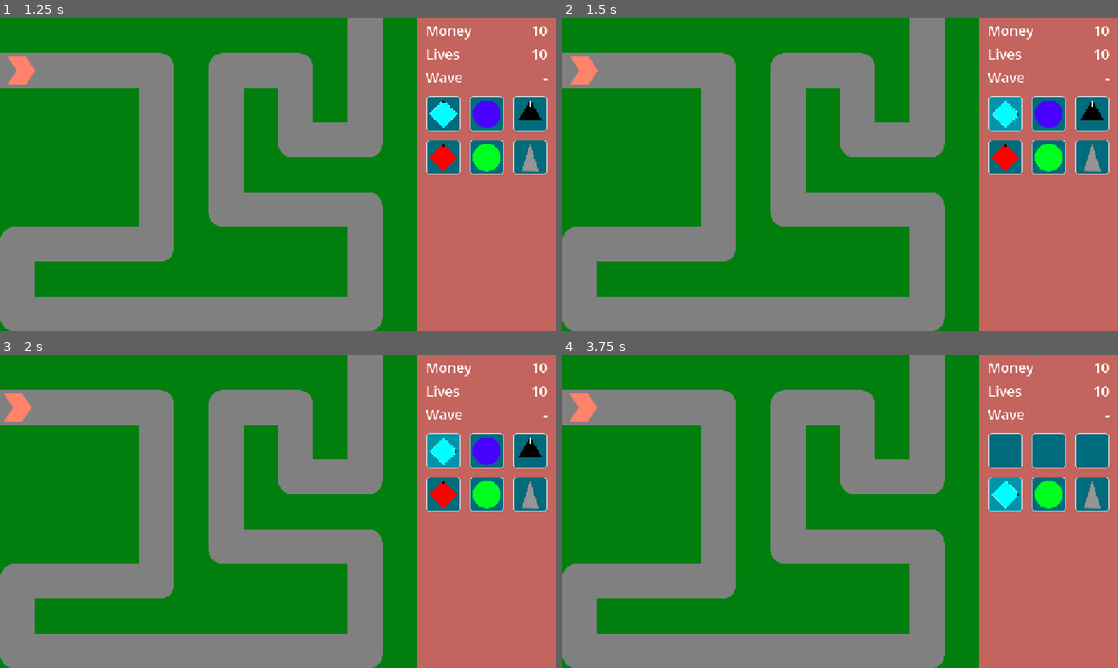
Above: before the commit, frames 1-4 (two rows, left to right).
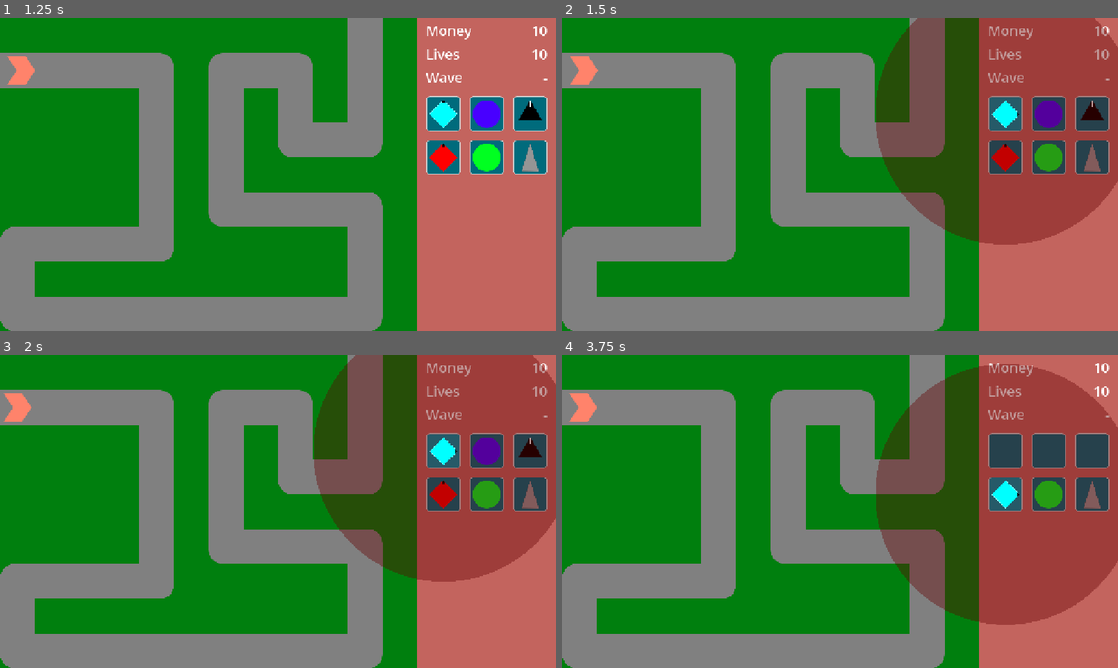
Above: after the commit, the same moments.

Repository: phrasmotica/godot-tower-defence
Game: Godot game, scene res://scenes/game.tscn
The game is run twice, just before and just after one commit, with the same random seed, the same clock (stepped at 60 frames per second) and the same inputs.
Inputs (mouse positions are in pixels of both pictures, inside the frame that each line leads up to):
- Up to frame 1 (1.25 s): click "Play path 0" at 0.5 s
- Up to frame 2 (1.5 s): click (1006, 115) at 1.25 s
- Up to frame 3 (2 s): no input
- Up to frame 4 (3.75 s): click (1051, 452) at 2 s; click (1090, 452) at 2.75 s; click (1006, 492) at 3.5 s

Frame 1 is identical in both runs. In frame 2, 27% of the frame differs, in the area x 56-100%, y 0-73%; in frame 3, 27%; in frame 4, 30%, in the area x 56-100%, y 2-87%.

Commit message:
Create script for handling a tower's appearance

Diff:
--- a/scenes/towers/cannon_tower.tscn
+++ b/scenes/towers/cannon_tower.tscn
@@ -1,7 +1,8 @@
-[gd_scene load_steps=18 format=3 uid="uid://8o1qoddn66j5"]
+[gd_scene load_steps=19 format=3 uid="uid://8o1qoddn66j5"]
 
 [ext_resource type="Script" uid="uid://dsyhra1vf5k8x" path="res://scenes/towers/tower.gd" id="1_bjpxi"]
 [ext_resource type="PackedScene" uid="uid://dv3r5r2fd58hf" path="res://scenes/towers/components/tower_selection.tscn" id="2_itrc6"]
+[ext_resource type="Script" uid="uid://dr5wh2umvo374" path="res://scenes/towers/tower/tower_appearance.gd" id="2_rqm4h"]
 [ext_resource type="PackedScene" uid="uid://bsqy7xfg6a4le" path="res://scenes/towers/components/tower_progress_bars.tscn" id="3_xd60m"]
 [ext_resource type="PackedScene" uid="uid://ct2i4k8jry8hy" path="res://scenes/towers/components/visualiser.tscn" id="4_u4erw"]
 [ext_resource type="Script" uid="uid://cl1mdbfndxx2t" path="res://scenes/towers/tower_level_manager.gd" id="5_3jave"]
@@ -103,6 +104,14 @@
 tower_description = "Fires cannonballs, which affect all enemies in an area."
 price = 4
 
+[node name="Appearance" type="Node2D" parent="." node_paths=PackedStringArray("selection", "visualiser", "level_manager", "animation_player")]
+unique_name_in_owner = true
+script = ExtResource("2_rqm4h")
+selection = NodePath("../Selection")
+visualiser = NodePath("../Visualiser")
+level_manager = NodePath("../Levels")
+animation_player = NodePath("../AnimationPlayer")
+
 [node name="Selection" parent="." instance=ExtResource("2_itrc6")]
 
 [node name="CollisionArea" type="Area2D" parent="."]
--- a/scenes/towers/gun_tower.tscn
+++ b/scenes/towers/gun_tower.tscn
@@ -1,6 +1,7 @@
-[gd_scene load_steps=25 format=3 uid="uid://bm6ytyxvbceh0"]
+[gd_scene load_steps=26 format=3 uid="uid://bm6ytyxvbceh0"]
 
 [ext_resource type="Script" uid="uid://dsyhra1vf5k8x" path="res://scenes/towers/tower.gd" id="1_v8t2a"]
+[ext_resource type="Script" uid="uid://dr5wh2umvo374" path="res://scenes/towers/tower/tower_appearance.gd" id="2_8tvig"]
 [ext_resource type="PackedScene" uid="uid://dv3r5r2fd58hf" path="res://scenes/towers/components/tower_selection.tscn" id="2_nytid"]
 [ext_resource type="PackedScene" uid="uid://bsqy7xfg6a4le" path="res://scenes/towers/components/tower_progress_bars.tscn" id="3_xlhsu"]
 [ext_resource type="Script" uid="uid://cl1mdbfndxx2t" path="res://scenes/towers/tower_level_manager.gd" id="4_4tss6"]
@@ -149,6 +150,14 @@
 tower_description = "Shoots simple bullets at enemies."
 price = 2
 
+[node name="Appearance" type="Node2D" parent="." node_paths=PackedStringArray("selection", "visualiser", "level_manager", "animation_player")]
+unique_name_in_owner = true
+script = ExtResource("2_8tvig")
+selection = NodePath("../Selection")
+visualiser = NodePath("../Visualiser")
+level_manager = NodePath("../Levels")
+animation_player = NodePath("../AnimationPlayer")
+
 [node name="Selection" parent="." instance=ExtResource("2_nytid")]
 
 [node name="CollisionArea" type="Area2D" parent="."]
--- a/scenes/towers/machine_gun_tower.tscn
+++ b/scenes/towers/machine_gun_tower.tscn
@@ -1,6 +1,7 @@
-[gd_scene load_steps=18 format=3 uid="uid://dhsqr00mauv38"]
+[gd_scene load_steps=19 format=3 uid="uid://dhsqr00mauv38"]
 
 [ext_resource type="Script" uid="uid://dsyhra1vf5k8x" path="res://scenes/towers/tower.gd" id="1_15oo1"]
+[ext_resource type="Script" uid="uid://dr5wh2umvo374" path="res://scenes/towers/tower/tower_appearance.gd" id="2_xldjn"]
 [ext_resource type="PackedScene" uid="uid://dv3r5r2fd58hf" path="res://scenes/towers/components/tower_selection.tscn" id="2_y85yk"]
 [ext_resource type="PackedScene" uid="uid://bsqy7xfg6a4le" path="res://scenes/towers/components/tower_progress_bars.tscn" id="3_f6hg6"]
 [ext_resource type="PackedScene" uid="uid://ct2i4k8jry8hy" path="res://scenes/towers/components/visualiser.tscn" id="4_amb7d"]
@@ -115,6 +116,14 @@
 tower_description = "Fires bullets really fast!"
 price = 6
 
+[node name="Appearance" type="Node2D" parent="." node_paths=PackedStringArray("selection", "visualiser", "level_manager", "animation_player")]
+unique_name_in_owner = true
+script = ExtResource("2_xldjn")
+selection = NodePath("../Selection")
+visualiser = NodePath("../Visualiser")
+level_manager = NodePath("../Levels")
+animation_player = NodePath("../AnimationPlayer")
+
 [node name="Selection" parent="." instance=ExtResource("2_y85yk")]
 
 [node name="CollisionArea" type="Area2D" parent="."]
--- a/scenes/towers/poison_tower.tscn
+++ b/scenes/towers/poison_tower.tscn
@@ -1,7 +1,8 @@
-[gd_scene load_steps=25 format=3 uid="uid://ba7v8p4mq36wb"]
+[gd_scene load_steps=26 format=3 uid="uid://ba7v8p4mq36wb"]
 
 [ext_resource type="Script" uid="uid://dsyhra1vf5k8x" path="res://scenes/towers/tower.gd" id="1_8s1qd"]
 [ext_resource type="PackedScene" uid="uid://dv3r5r2fd58hf" path="res://scenes/towers/components/tower_selection.tscn" id="2_bftvf"]
+[ext_resource type="Script" uid="uid://dr5wh2umvo374" path="res://scenes/towers/tower/tower_appearance.gd" id="2_u706d"]
 [ext_resource type="PackedScene" uid="uid://bsqy7xfg6a4le" path="res://scenes/towers/components/tower_progress_bars.tscn" id="3_k0da5"]
 [ext_resource type="PackedScene" uid="uid://ct2i4k8jry8hy" path="res://scenes/towers/components/visualiser.tscn" id="4_71qj7"]
 [ext_resource type="Script" uid="uid://cl1mdbfndxx2t" path="res://scenes/towers/tower_level_manager.gd" id="5_aaghm"]
@@ -148,6 +149,14 @@
 tower_description = "Inflicts gradual poison damage over time."
 price = 4
 
+[node name="Appearance" type="Node2D" parent="." node_paths=PackedStringArray("selection", "visualiser", "level_manager", "animation_player")]
+unique_name_in_owner = true
+script = ExtResource("2_u706d")
+selection = NodePath("../Selection")
+visualiser = NodePath("../Visualiser")
+level_manager = NodePath("../Levels")
+animation_player = NodePath("../AnimationPlayer")
+
 [node name="Selection" parent="." instance=ExtResource("2_bftvf")]
 
 [node name="CollisionArea" type="Area2D" parent="."]
--- a/scenes/towers/slow_tower.tscn
+++ b/scenes/towers/slow_tower.tscn
@@ -1,7 +1,8 @@
-[gd_scene load_steps=26 format=3 uid="uid://b8qu4bxbhapgl"]
+[gd_scene load_steps=27 format=3 uid="uid://b8qu4bxbhapgl"]
 
 [ext_resource type="Script" uid="uid://dsyhra1vf5k8x" path="res://scenes/towers/tower.gd" id="1_c2mwh"]
 [ext_resource type="PackedScene" uid="uid://dv3r5r2fd58hf" path="res://scenes/towers/components/tower_selection.tscn" id="2_qx8bf"]
+[ext_resource type="Script" uid="uid://dr5wh2umvo374" path="res://scenes/towers/tower/tower_appearance.gd" id="2_u61i6"]
 [ext_resource type="PackedScene" uid="uid://bsqy7xfg6a4le" path="res://scenes/towers/components/tower_progress_bars.tscn" id="3_r7mld"]
 [ext_resource type="PackedScene" uid="uid://ct2i4k8jry8hy" path="res://scenes/towers/components/visualiser.tscn" id="4_pmf8q"]
 [ext_resource type="Script" uid="uid://cl1mdbfndxx2t" path="res://scenes/towers/tower_level_manager.gd" id="5_t5pdt"]
@@ -150,6 +151,14 @@
 tower_description = "Slows enemy movement speed temporarily."
 price = 3
 
+[node name="Appearance" type="Node2D" parent="." node_paths=PackedStringArray("selection", "visualiser", "level_manager", "animation_player")]
+unique_name_in_owner = true
+script = ExtResource("2_u61i6")
+selection = NodePath("../Selection")
+visualiser = NodePath("../Visualiser")
+level_manager = NodePath("../Levels")
+animation_player = NodePath("../AnimationPlayer")
+
 [node name="Selection" parent="." instance=ExtResource("2_qx8bf")]
 
 [node name="CollisionArea" type="Area2D" parent="."]
--- a/scenes/towers/sniper_tower.tscn
+++ b/scenes/towers/sniper_tower.tscn
@@ -1,6 +1,7 @@
-[gd_scene load_steps=17 format=3 uid="uid://dgqvlr3p36r22"]
+[gd_scene load_steps=18 format=3 uid="uid://dgqvlr3p36r22"]
 
 [ext_resource type="Script" uid="uid://dsyhra1vf5k8x" path="res://scenes/towers/tower.gd" id="1_ta74e"]
+[ext_resource type="Script" uid="uid://dr5wh2umvo374" path="res://scenes/towers/tower/tower_appearance.gd" id="2_07j61"]
 [ext_resource type="PackedScene" uid="uid://dv3r5r2fd58hf" path="res://scenes/towers/components/tower_selection.tscn" id="2_pmdjk"]
 [ext_resource type="PackedScene" uid="uid://bsqy7xfg6a4le" path="res://scenes/towers/components/tower_progress_bars.tscn" id="3_8t556"]
 [ext_resource type="PackedScene" uid="uid://ct2i4k8jry8hy" path="res://scenes/towers/components/visualiser.tscn" id="4_s7iwo"]
@@ -100,6 +101,15 @@
 price = 5
 firing_line = NodePath("Levels/FiringLine")
 
+[node name="Appearance" type="Node2D" parent="." node_paths=PackedStringArray("selection", "visualiser", "level_manager", "animation_player")]
+unique_name_in_owner = true
+position = Vector2(-32, -32)
+script = ExtResource("2_07j61")
+selection = NodePath("../Selection")
+visualiser = NodePath("../Visualiser")
+level_manager = NodePath("../Levels")
+animation_player = NodePath("../AnimationPlayer")
+
 [node name="Selection" parent="." instance=ExtResource("2_pmdjk")]
 
 [node name="CollisionArea" type="Area2D" parent="."]
--- a/scenes/towers/tower.gd
+++ b/scenes/towers/tower.gd
@@ -20,17 +20,18 @@
 var firing_line: FiringLine
 
 @onready
+var appearance: TowerAppearance = %Appearance
+
+@onready
 var collision_area: Area2D = %CollisionArea
 
 @onready var selection: TowerSelection = $Selection
-@onready var visualiser: TowerVisualiser = $Visualiser
 @onready var progress_bars: TowerProgressBars = $ProgressBars
 @onready var levels_node: TowerLevelManager = $Levels
 @onready var animation_player: AnimationPlayer = $AnimationPlayer
 @onready var barrel: GunBarrel = $Barrel
 
 var path_manager: PathManager
-var is_selected = false
 
 var _state_factory := TowerStateFactory.new()
 var _current_state: TowerState = null
@@ -47,10 +48,10 @@
 	_current_state.setup(
 		self,
 		state_data,
+		appearance,
 		collision_area,
 		levels_node,
 		selection,
-		visualiser,
 		progress_bars,
 		path_manager,
 		barrel,
@@ -71,18 +72,16 @@
 func is_upgrading() -> bool:
 	return _current_state != null and _current_state.is_upgrading()
 
-func set_disabled():
+func set_disabled() -> void:
 	switch_state(State.DISABLED)
 
 func select() -> void:
-	selection.selection_visible = true
-	visualiser.show_range()
-	is_selected = true
+	if _current_state != null and _current_state.can_be_selected():
+		_current_state.select()
 
 func deselect() -> void:
-	selection.selection_visible = false
-	visualiser.hide_range()
-	is_selected = false
+	if _current_state != null and _current_state.can_be_selected():
+		_current_state.deselect()
 
 func set_target_mode(index: int):
 	target_mode = index as TargetMode
@@ -101,9 +100,3 @@
 
 func upgrade(index: int) -> void:
 	switch_state(State.UPGRADING, TowerStateData.build().with_upgrade_index(index))
-
-func adjust_range(projectile_range: float):
-	visualiser.radius = projectile_range
-
-	levels_node.level_adjust_range(projectile_range)
-	levels_node.level_adjust_effect_range(projectile_range)
--- a/scenes/towers/tower/states/tower_state.gd
+++ b/scenes/towers/tower/states/tower_state.gd
@@ -5,9 +5,9 @@
 
 var _tower: Tower = null
 var _state_data: TowerStateData = null
+var _appearance: TowerAppearance = null
 var _collision_area: Area2D = null
 var _selection: TowerSelection = null
-var _visualiser: TowerVisualiser = null
 var _level_manager: TowerLevelManager = null
 var _progress_bars: TowerProgressBars = null
 var _path_manager: PathManager = null
@@ -18,10 +18,10 @@
 func setup(
 	tower: Tower,
 	state_data: TowerStateData,
+	appearance: TowerAppearance,
 	collision_area: Area2D,
 	level_manager: TowerLevelManager,
 	selection: TowerSelection,
-	visualiser: TowerVisualiser,
 	progress_bars: TowerProgressBars,
 	path_manager: PathManager,
 	barrel: GunBarrel,
@@ -30,10 +30,10 @@
 ) -> void:
 	_tower = tower
 	_state_data = state_data
+	_appearance = appearance
 	_collision_area = collision_area
 	_level_manager = level_manager
 	_selection = selection
-	_visualiser = visualiser
 	_progress_bars = progress_bars
 	_path_manager = path_manager
 	_barrel = barrel
@@ -51,3 +51,12 @@
 
 func is_upgrading() -> bool:
 	return false
+
+func can_be_selected() -> bool:
+	return false
+
+func select() -> void:
+	pass
+
+func deselect() -> void:
+	pass
--- a/scenes/towers/tower/states/tower_state_firing.gd
+++ b/scenes/towers/tower/states/tower_state_firing.gd
@@ -2,6 +2,7 @@
 extends TowerState
 
 var _enemy_finder: EnemyFinder = null
+var _is_selected := false
 
 func _enter_tree() -> void:
 	print("Tower is now firing")
@@ -106,12 +107,25 @@
 		_animation_player.play("pulse")
 
 func _on_selection_mouse_entered() -> void:
-	_visualiser.show()
+	_appearance.show_visualiser()
 
 func _on_selection_mouse_exited() -> void:
-	if not _tower.is_selected:
-		_visualiser.hide()
+	if not _is_selected:
+		_appearance.hide_visualiser()
 
 func _on_selection_gui_input(event: InputEvent) -> void:
-	if event.is_pressed() and not _tower.is_selected:
+	if event.is_pressed() and not _is_selected:
 		TowerEvents.emit_tower_selected(_tower)
+
+func can_be_selected() -> bool:
+	return true
+
+func select() -> void:
+	_appearance.show_visualiser()
+	_appearance.show_range()
+	_is_selected = true
+
+func deselect() -> void:
+	_appearance.hide_visualiser()
+	_appearance.hide_range()
+	_is_selected = false
--- a/scenes/towers/tower/states/tower_state_placing.gd
+++ b/scenes/towers/tower/states/tower_state_placing.gd
@@ -10,7 +10,7 @@
 	_tower.deselect()
 
 	var current_level := _level_manager.get_current_level()
-	_tower.adjust_range(current_level.get_range(true))
+	_appearance.adjust_range(current_level.get_range(true))
 
 	_collision_area.body_entered.connect(_on_collision_area_body_entered)
 	_collision_area.body_exited.connect(_on_collision_area_body_exited)
@@ -18,8 +18,7 @@
 	_selection.selection_visible = false
 	_selection.mouse_filter = Control.MOUSE_FILTER_IGNORE
 
-	_visualiser.show_range()
-	_visualiser.show_bolt_line = false
+	_appearance.for_placing()
 
 	_path_manager.mouse_validity_changed.connect(_on_path_manager_mouse_validity_changed)
 	_path_manager.valid_area_clicked.connect(_on_path_manager_valid_area_clicked)
@@ -35,22 +34,22 @@
 func _on_collision_area_body_entered(_body: Node2D) -> void:
 	print(_tower.tower_name + " entered path area")
 	_is_valid_location = false
-	_visualiser.set_error_look()
+
+	_appearance.error_look()
 
 func _on_collision_area_body_exited(_body: Node2D) -> void:
 	print(_tower.tower_name + " exited path area")
 	_is_valid_location = true
-	_visualiser.set_default_look()
+
+	_appearance.default_look()
 
 func _on_path_manager_mouse_validity_changed(is_valid: bool) -> void:
 	_is_mouse_over_path = is_valid
 
 	if _is_mouse_over_path:
-		_visualiser.show()
-		_visualiser.set_default_look()
+		_appearance.default_look()
 	else:
-		_visualiser.hide()
-		_visualiser.set_error_look()
+		_appearance.error_look()
 
 func _on_path_manager_valid_area_clicked() -> void:
 	if not (_is_mouse_over_path and _is_valid_location):
--- a/scenes/towers/tower/states/tower_state_upgrading.gd
+++ b/scenes/towers/tower/states/tower_state_upgrading.gd
@@ -22,7 +22,7 @@
 	_barrel.setup(next_level)
 	_selection.enable_mouse()
 
-	_tower.adjust_range(next_level.get_range(true))
+	_appearance.adjust_range(next_level.get_range(true))
 
 	TowerEvents.emit_tower_upgrade_finished(_tower, next_level)
 
--- a/scenes/towers/tower/states/tower_state_warmup.gd
+++ b/scenes/towers/tower/states/tower_state_warmup.gd
@@ -4,7 +4,7 @@
 func _enter_tree() -> void:
 	print("%s is now warming up" % _tower.tower_name)
 
-	_visualiser.hide()
+	_appearance.hide_visualiser()
 
 	_level_manager.start_warmup()
 
@@ -18,10 +18,10 @@
 	_progress_bars.do_warmup()
 
 func _on_selection_mouse_entered() -> void:
-	_visualiser.show()
+	_appearance.show_visualiser()
 
 func _on_selection_mouse_exited() -> void:
-	_visualiser.hide()
+	_appearance.hide_visualiser()
 
 func _on_warmup_finished() -> void:
 	print("%s has finished warming up" % _tower.tower_name)
--- /dev/null
+++ b/scenes/towers/tower/tower_appearance.gd
@@ -0,0 +1,46 @@
+class_name TowerAppearance
+extends Node2D
+
+@export
+var selection: TowerSelection
+
+@export
+var visualiser: TowerVisualiser
+
+@export
+var level_manager: TowerLevelManager
+
+@export
+var animation_player: AnimationPlayer
+
+func adjust_range(projectile_range: float) -> void:
+	visualiser.radius = projectile_range
+
+	level_manager.level_adjust_range(projectile_range)
+	level_manager.level_adjust_effect_range(projectile_range)
+
+func for_placing() -> void:
+	visualiser.show_range()
+	visualiser.show_bolt_line = false
+
+func default_look() -> void:
+	visualiser.show()
+	visualiser.set_default_look()
+
+func error_look() -> void:
+	visualiser.show()
+	visualiser.set_error_look()
+
+func show_visualiser() -> void:
+	visualiser.show()
+
+func hide_visualiser() -> void:
+	visualiser.hide()
+
+func show_range() -> void:
+	selection.selection_visible = true
+	visualiser.show_range()
+
+func hide_range() -> void:
+	selection.selection_visible = false
+	visualiser.hide_range()
--- a/scenes/towers/tower_manager.gd
+++ b/scenes/towers/tower_manager.gd
@@ -111,7 +111,7 @@
 
 func select_tower(tower: Tower) -> void:
 	if tower == selected_tower:
-		print("This tower is already selected!")
+		print("%s is already selected!" % tower.name)
 		return
 
 	if selected_tower:
Not shown, added: scenes/towers/tower/tower_appearance.gd.uid
